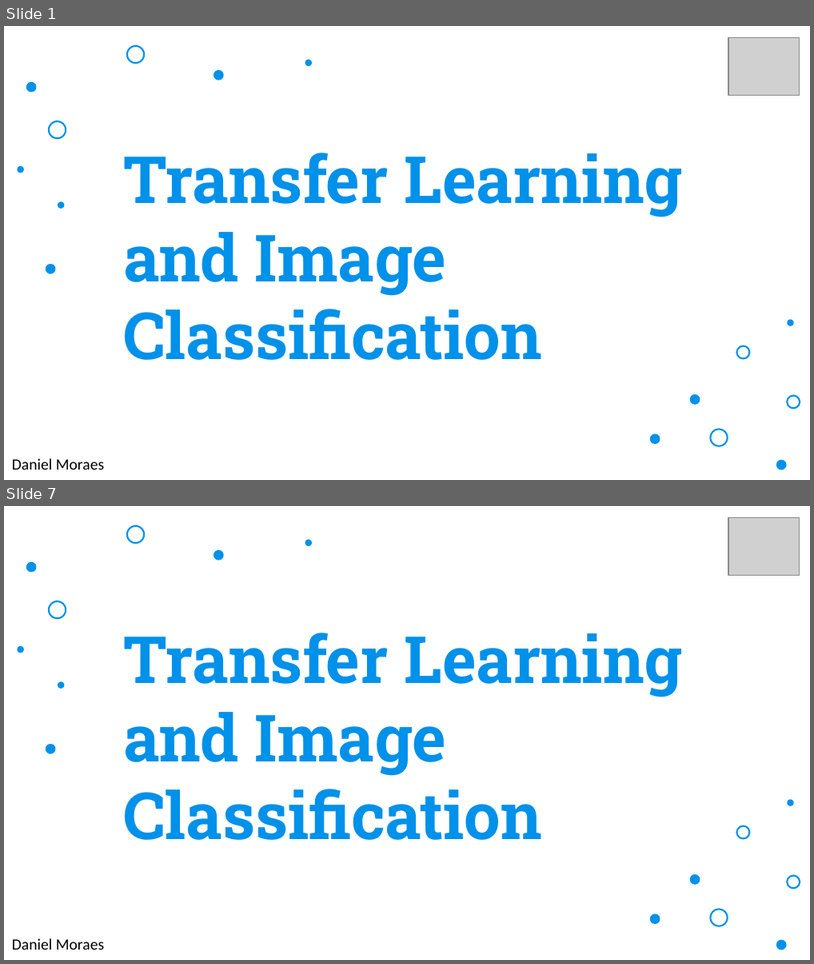
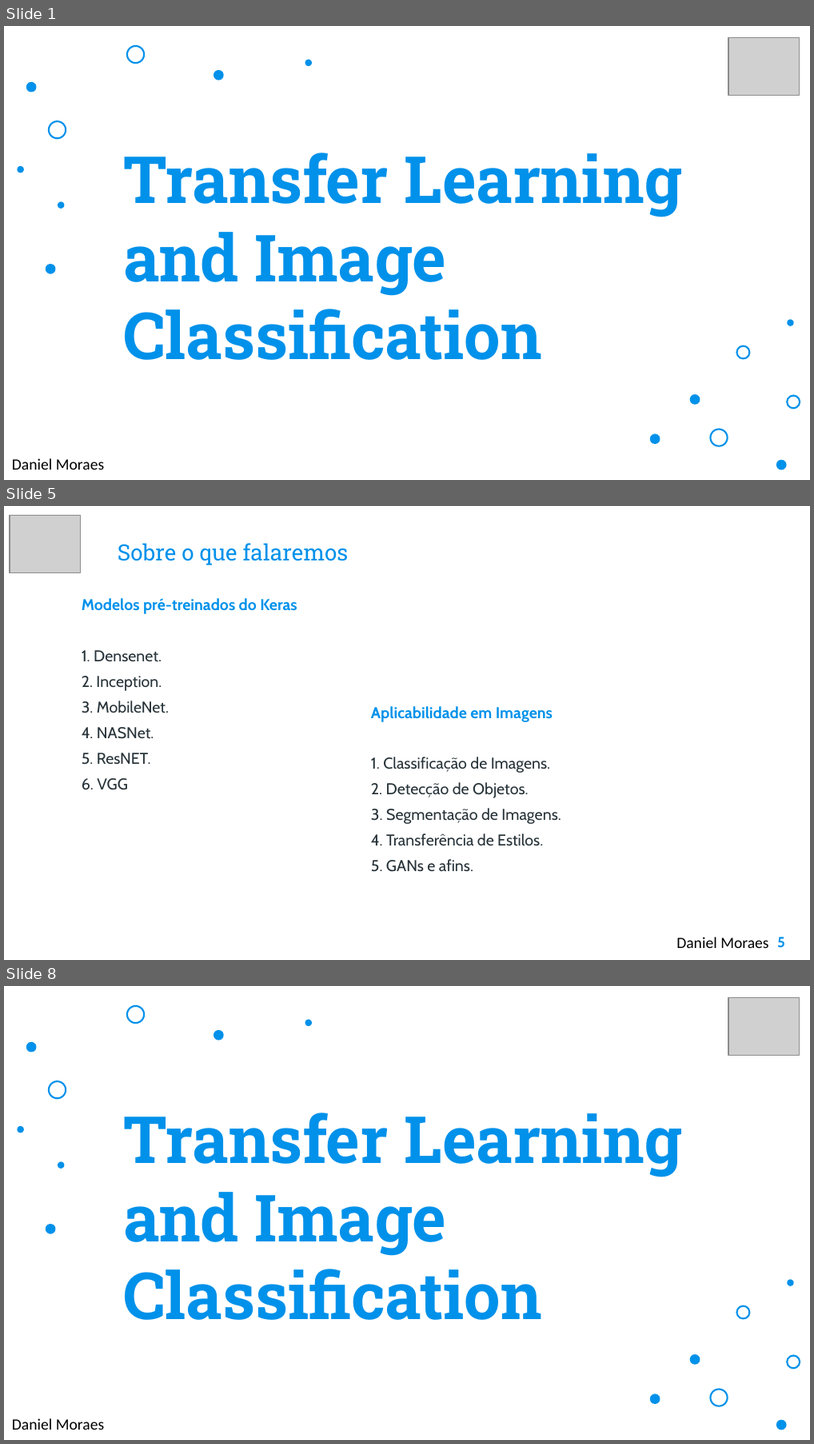
Before and after one commit to danielmoraesdelima/dissertacaounifor, a slide deck: Unifor - MIA - Transfer Learning and Image Classification.pptx. Shown one above the other, each under a label of ours: slides 1 and 7 before the commit, slides 1, 5 and 8 after it; the slides between them are not shown. The pictures are 814x964 and 814x1444 pixels, drawn with LibreOffice and Linux fonts; fonts in the diff are those of the drawing; grey boxes stand for pictures; background and template pictures are left out. Boxes give left, top, right and bottom in pixels: in the first picture for what was removed or moved away, otherwise in the second. Text is boxed around its words. In the diff, an @@ line names an element or a change of style, - is before the commit and + after.

```diff
--- a/Unifor - MIA - Transfer Learning and Image Classification.pptx
+++ b/Unifor - MIA - Transfer Learning and Image Classification.pptx
@@ slide 5 added at <box>4,506,810,960</box>, background picture (left out) @@
@@ picture added at <box>10,516,80,573</box> @@
@@ title added at <box>118,543,349,565</box>, 20 pt, text #0091EA @@
+Sobre o que falaremos
@@ text added at <box>82,598,297,790</box>, 14 pt, text #263238 @@
+Modelos pré-treinados do Keras
+1. Densenet.
+2. Inception.
+3. MobileNet.
+4. NASNet.
+5. ResNET.
+6. VGG
@@ text added at <box>371,706,561,872</box>, 14 pt, text #263238 @@
+Aplicabilidade em Imagens
+1. Classificação de Imagens.
+2. Detecção de Objetos.
+3. Segmentação de Imagens.
+4. Transferência de Estilos.
+5. GANs e afins.
@@ text added at <box>677,936,769,948</box>, 14 pt, text #000000 @@
+Daniel Moraes
@@ page number added at <box>778,936,786,948</box>, 13 pt, text #0091EA, bold @@
+5
@@ what was slide 7 is now slide 8 @@
```
Also in this commit, not shown: 1 slide changed, 4 other slides added, 4 slides removed.
